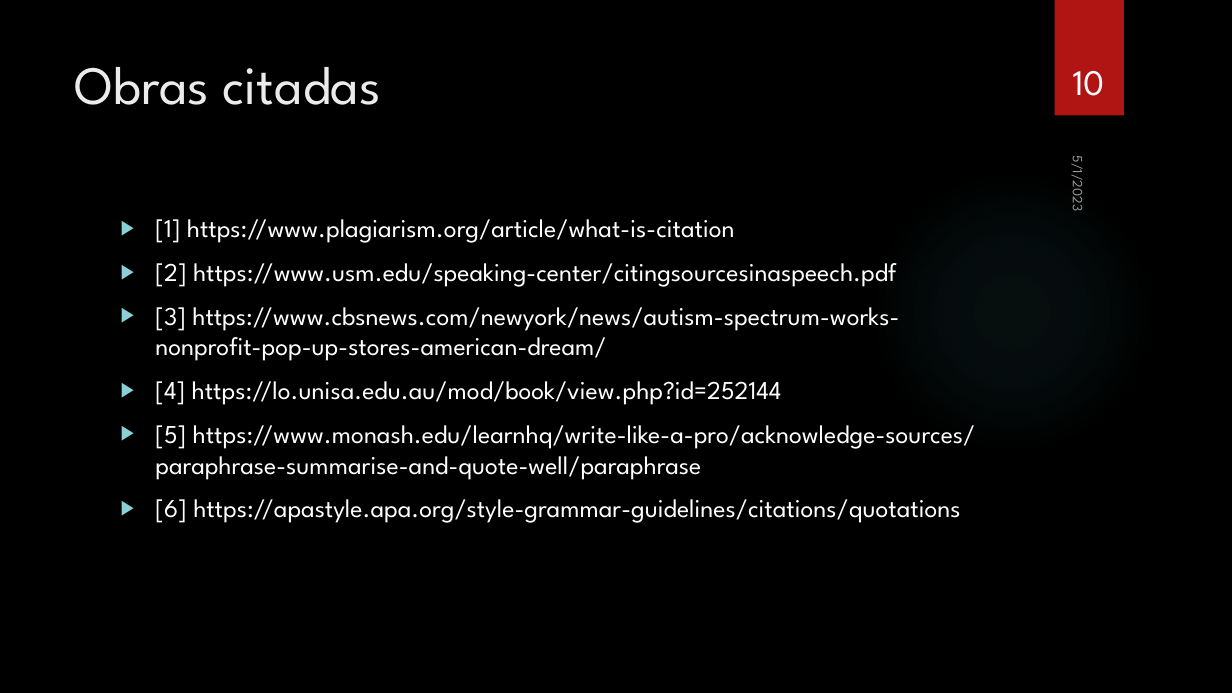
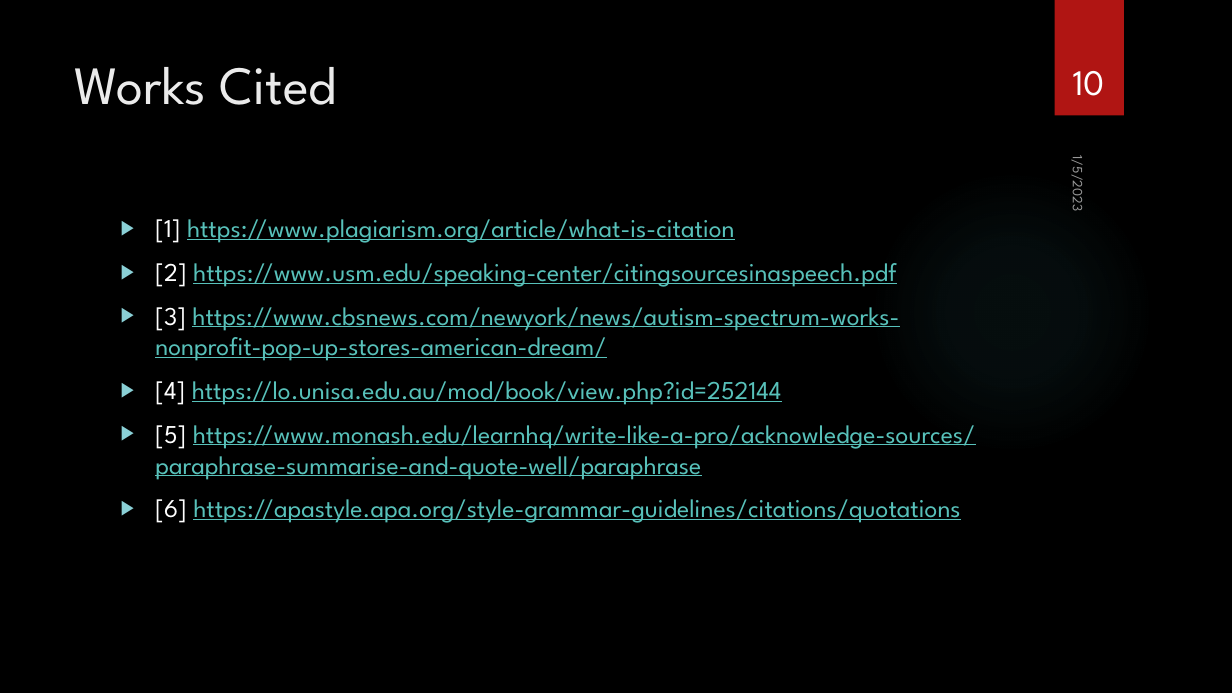
Before and after one commit to contic5/powerpoint-translator, a slide deck: slide 10 of results/Paraphrasing and Citing V2 Spanish.pptx. Drawn at 1232x693 pixels with LibreOffice and Linux fonts; fonts in the diff are those of the drawing; background and template pictures are left out. Boxes give left, top, right and bottom in pixels: in the first picture for what was removed or moved away, otherwise in the second. Text is boxed around its words. In the diff, an @@ line names an element or a change of style, - is before the commit and + after.

```diff
--- a/results/Paraphrasing and Citing V2 Spanish.pptx
+++ b/results/Paraphrasing and Citing V2 Spanish.pptx
@@ title at <box>75,67,337,105</box>: text changed @@
-Obras citadas
+Works Cited
@@ text at <box>1068,161,1089,211</box>: text changed @@
-5/1/2023
+1/5/2023
@@ text "[1] https://www.plagiarism.org/article/what-is-citation" at <box>155,219,976,523</box>: text colour #FFFFFF to #58C1BA, underline on @@
```
Also in this commit, not shown: 8 other slides changed, 1 other file.
